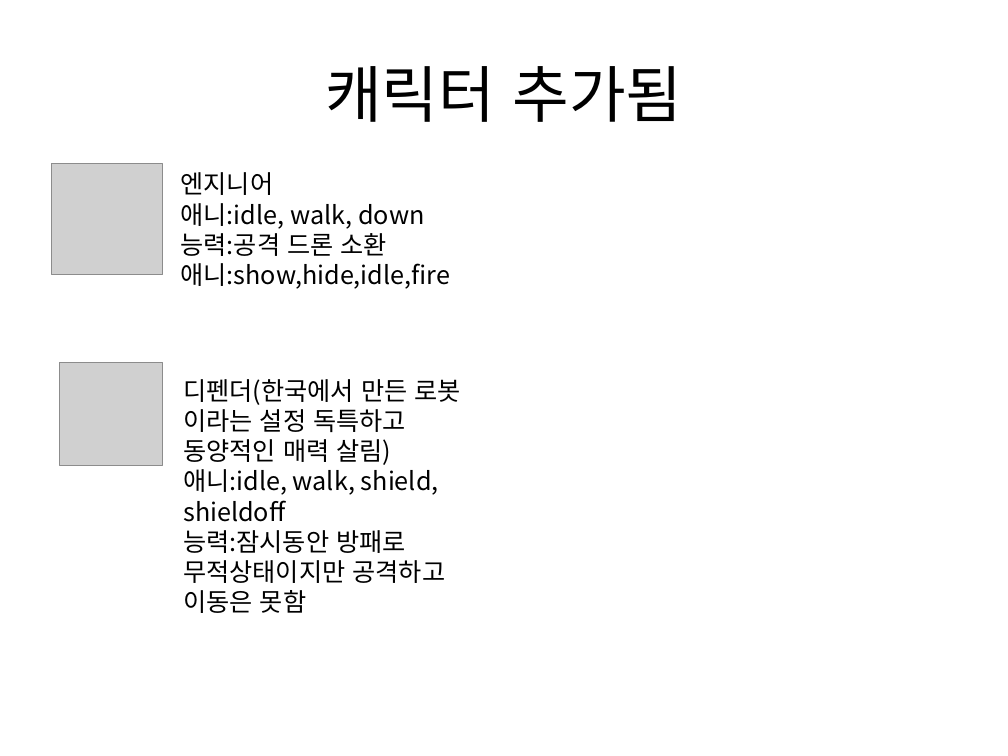
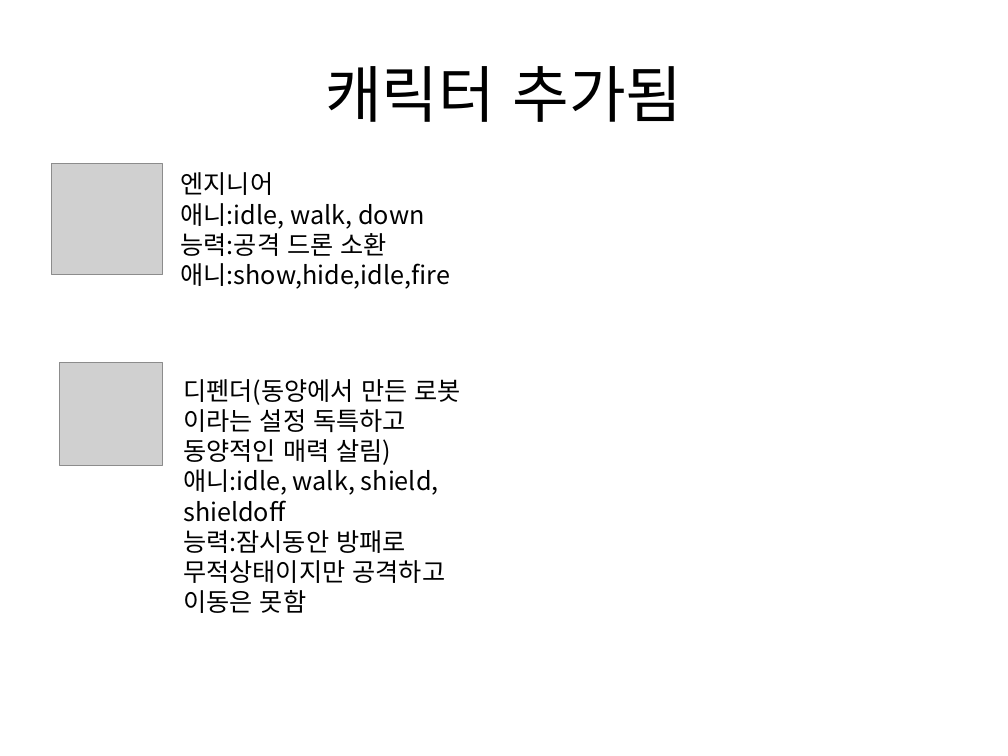
Before and after one commit to gkdlgndpdu/EscapeJail, a slide deck: slide 64 of EscapeJail/Assets/기획/스테이지1기획.pptx. Drawn at 1008x756 pixels with LibreOffice and Linux fonts; fonts in the diff are those of the drawing; grey boxes stand for pictures. Boxes give left, top, right and bottom in pixels: in the first picture for what was removed or moved away, otherwise in the second. Text is boxed around its words. In the diff, an @@ line names an element or a change of style, - is before the commit and + after.

Commit message:
디펜더 캐릭터 추가

```diff
--- a/EscapeJail/Assets/기획/스테이지1기획.pptx
+++ b/EscapeJail/Assets/기획/스테이지1기획.pptx
@@ text at (183,379,461,465): text changed @@
-디펜더(한국에서 만든 로봇 이라는 설정 독특하고 동양적인 매력 살림)
+디펜더(동양에서 만든 로봇 이라는 설정 독특하고 동양적인 매력 살림)
```
Also in this commit, not shown: 16 other files.
